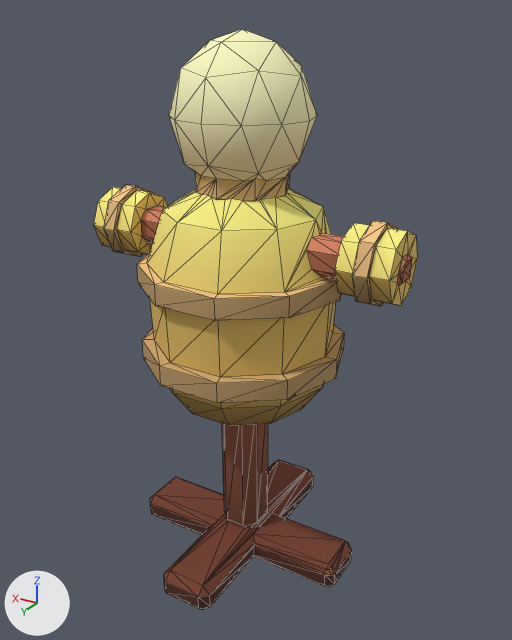
An edit to the glTF model assets/custom-props/barracks/training_dummy.glb, drawn before and after from the same camera.
Both versions are drawn from a 50 mm lens placed at (-1.56, 2.49, 2.49), pointed at (-0.04, -0.03, 1.23). The lights are fixed; the arrows at lower left show +X, +Y and +Z. The older version comes first. Mesh edges are drawn as thin lines. Vertices at exactly the same position are counted once.

The first picture shows 'Item'.
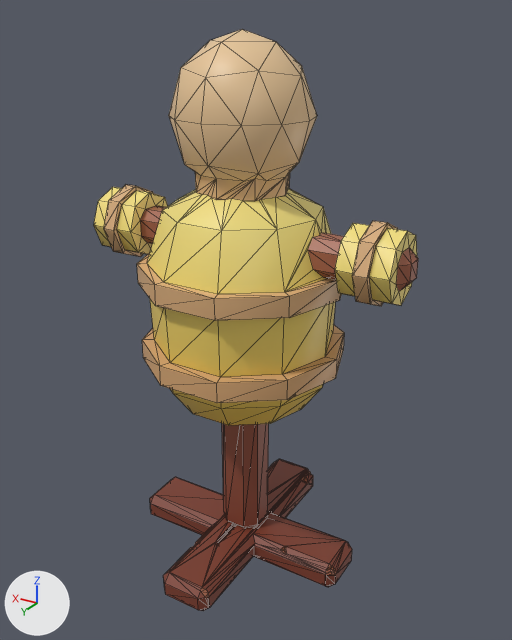
Pixel boxes [x1, y1, x2, y2] of what changed, in the pictures (512 x 640 px):
'Item', reshaped: before [94, 29, 417, 610]; after [94, 29, 418, 611]
part 1 of me_training_dummy, reshaped: before [136, 193, 417, 610]; after [136, 193, 418, 611]
part 2 of me_training_dummy, recoloured: [94, 29, 417, 590] in both

What changed in the scene script:
```text
Add img_dungeon_texture:
    img_dungeon_texture = load_image('dungeon_texture', '_unpacked/dungeon_texture', 1024, 1024, 'sRGB')
Add mat_texture:
    mat_texture = principled_material('texture')
    mat_texture.texture = img_dungeon_texture
    mat_texture.roughness = 0.45
Change me_training_dummy:
    used by ob_item; location = (0.0, 0.0, 0.0)
    remove me_training_dummy.from_pydata(...)  # 593 vertices, 1182 faces; spans x -0.74..0.74, y -0.55..0.55, z -0.01..2.44
    add me_training_dummy.from_pydata(...)  # 696 vertices, 1388 faces; spans x -0.76..0.76, y -0.56..0.56, z 0.0..2.44
    me_training_dummy part 1
    44 vertices are removed from x -0.74..0.52, y -0.55..0.55, z 0.03..1.68
    189 faces are deleted
    8 vertices in x -0.13..0.5, y -0.09..0.55, z 0.01..1.64 move by (0.0, 0.01, 0.0)
    7 vertices in x -0.5..0.13, y -0.51..0.09, z 0.01..1.64 move by (0.0, -0.01, 0.0)
    4 vertices in x 0.74, y -0.05..0.03, z 1.56..1.64 move by (0.02, 0.01, 0.0)
    30 vertices move from x -0.74..0.72, y -0.51..0.55, z 0.05..1.68 to x -0.76..0.72, y -0.52..0.56, z 0.04..1.68
    137 vertices are added at x -0.76..0.51, y -0.56..0.53, z 0.03..1.68
    5 new vertices lie (0.0, -0.04, 0.04) away from vertices in x -0.5..0.5, y -0.51..0.55, z 0.01..1.64
    5 new vertices lie (-0.18, 0.0, 0.0) away from vertices in x -0.1..0.09, y 0.09..0.55, z 0.11..0.15
    395 new faces join them
    me_training_dummy part 2: 993 faces spanning x -0.76..0.76, y -0.52..0.56, z 0.0..2.44 switch from mat_training_dummy_0 (picture img_surface_palette) to mat_texture (picture img_dungeon_texture)
```
